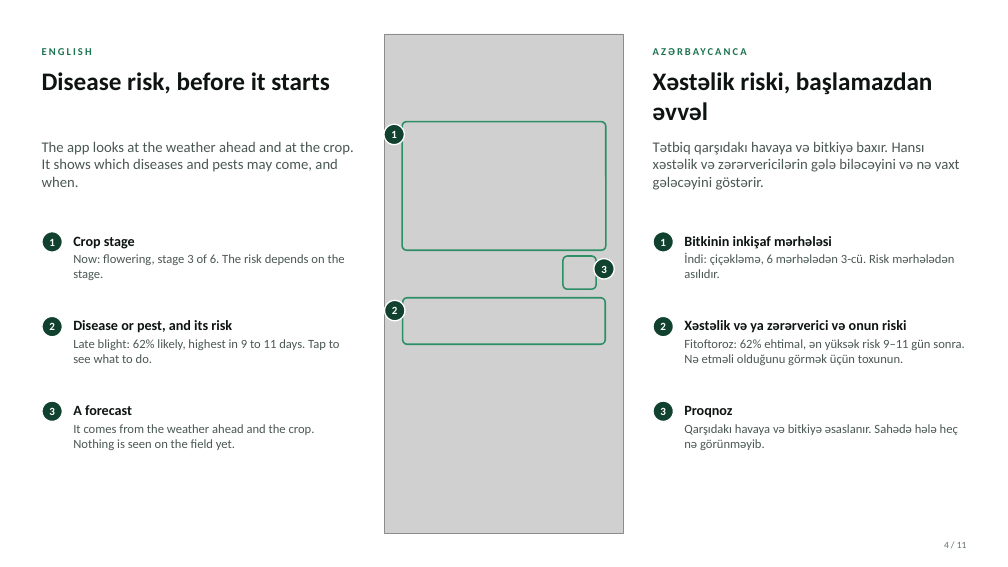
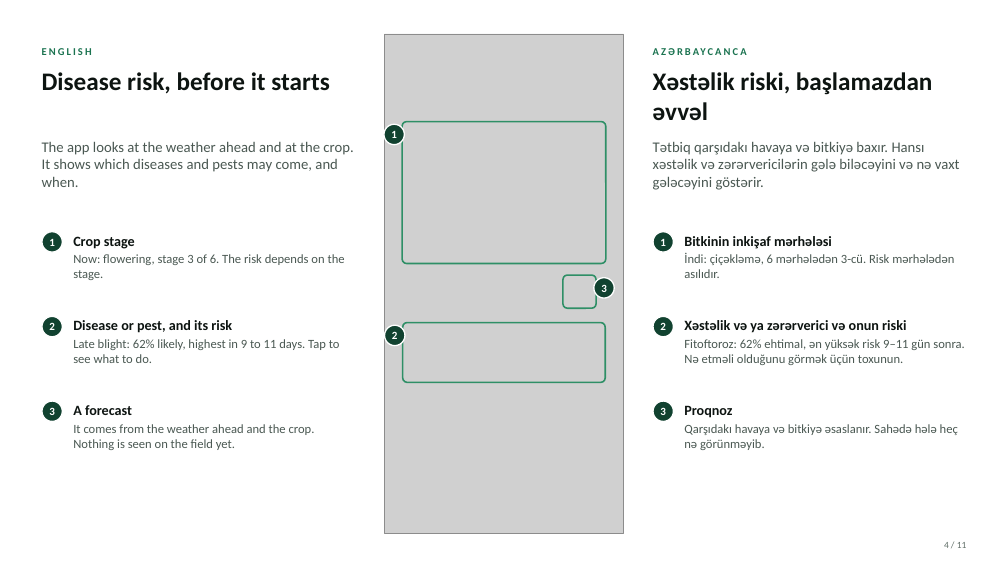
Before and after one commit to romainbigare/white-label-mockup, a slide deck: slide 4 of docs/Wafra_Farm_Health_and_Advice_v1.7.1.pptx. Drawn at 1008x567 pixels with LibreOffice and Linux fonts; fonts in the diff are those of the drawing; grey boxes stand for pictures. Boxes give left, top, right and bottom in pixels: in the first picture for what was removed or moved away, otherwise in the second. Text is boxed around its words. In the diff, an @@ line names an element or a change of style, - is before the commit and + after.

```diff
--- a/docs/Wafra_Farm_Health_and_Advice_v1.7.1.pptx
+++ b/docs/Wafra_Farm_Health_and_Advice_v1.7.1.pptx
@@ rounded rectangle: place and size @@
-rounded rectangle at (402, 122, 606, 250)
+rounded rectangle at (402, 122, 606, 264)
@@ rounded rectangle at (402, 122, 606, 264): proportions changed @@
@@ 1 text, 1 rounded rectangle, 1 ellipse: place and size @@
-1 text, 1 rounded rectangle, 1 ellipse at (563, 256, 615, 290)
+1 text, 1 rounded rectangle, 1 ellipse at (563, 275, 615, 309)
@@ text "2": place and size @@
-text "2" at (392, 306, 398, 314)
+text "2" at (392, 331, 398, 339)
@@ ellipse: place and size @@
-ellipse at (385, 300, 405, 321)
+ellipse at (385, 325, 405, 346)
@@ rounded rectangle at (403, 323, 606, 383): proportions changed @@
@@ rounded rectangle: place and size @@
-rounded rectangle at (403, 298, 606, 345)
+rounded rectangle at (403, 323, 606, 383)
```
Also in this commit, not shown: 7 other slides changed, 15 other files.
